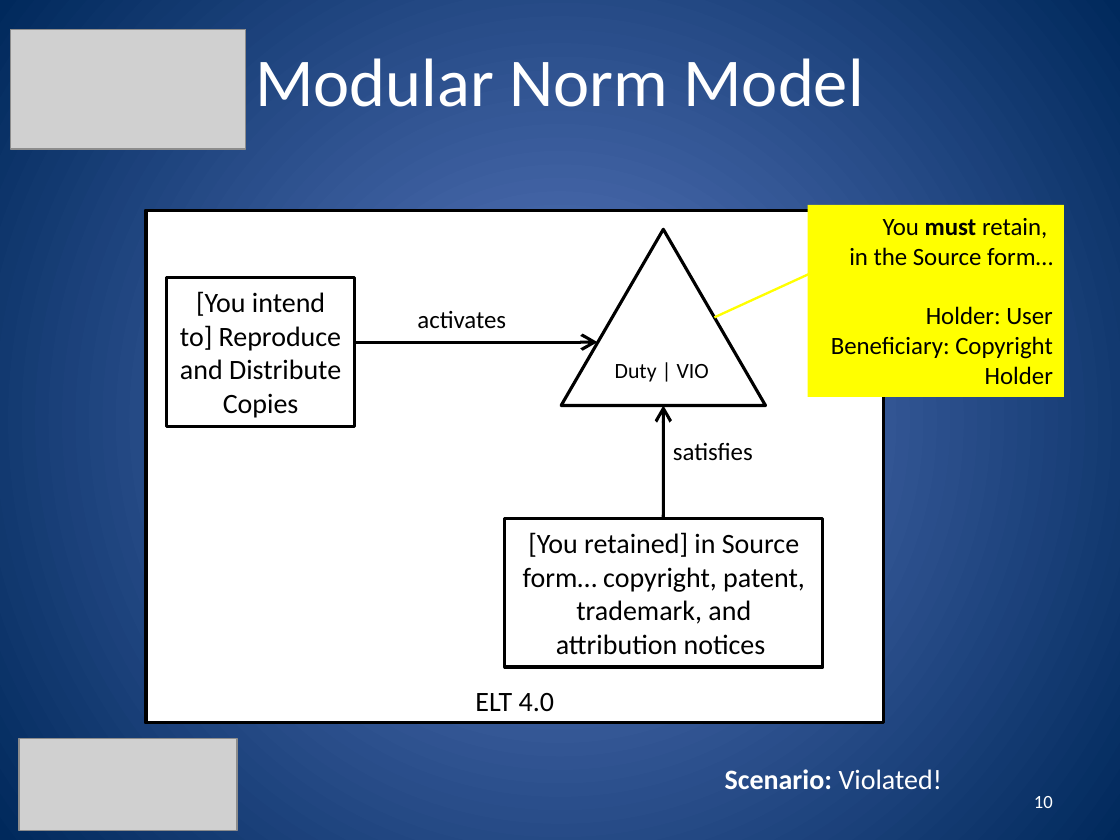
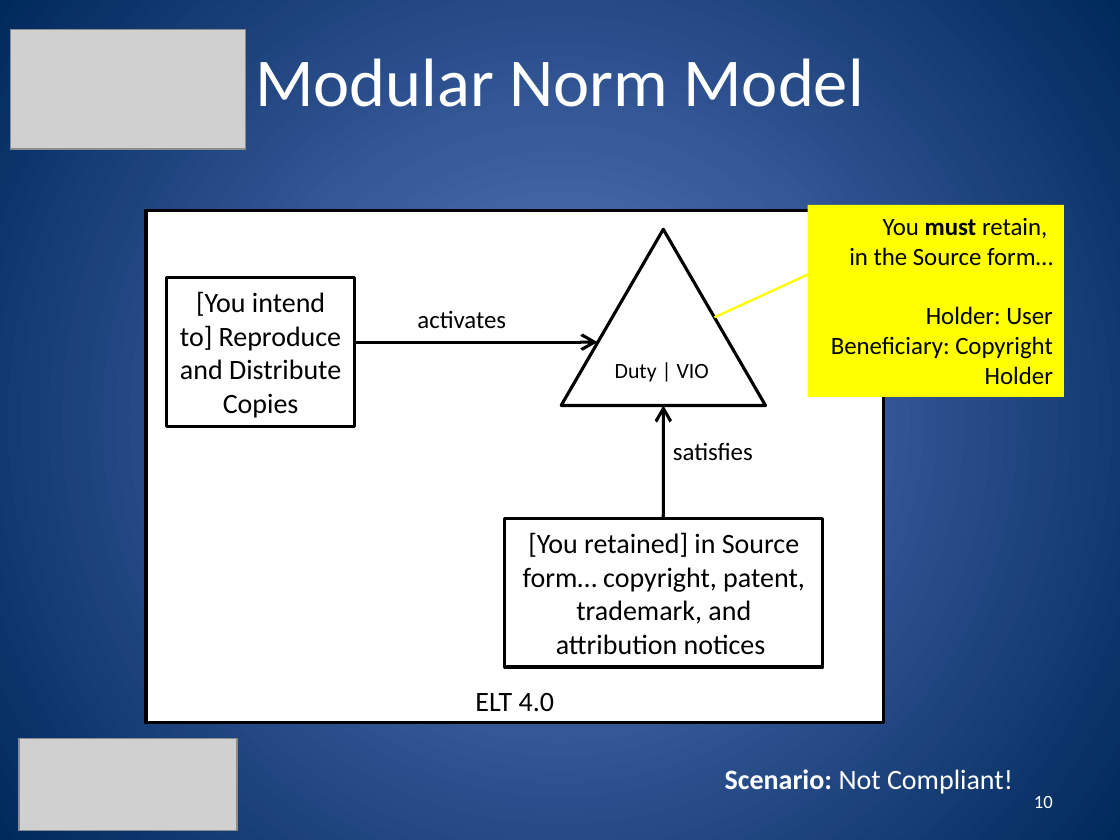
Before and after one commit to robinagandhi/modularnorms, a slide deck: slide 10 of examples/tutorial-slides.pptx. Drawn at 1120x840 pixels with LibreOffice and Linux fonts; fonts in the diff are those of the drawing; grey boxes stand for pictures. Boxes give left, top, right and bottom in pixels: in the first picture for what was removed or moved away, otherwise in the second. Text is boxed around its words. In the diff, an @@ line names an element or a change of style, - is before the commit and + after.

```diff
--- a/examples/tutorial-slides.pptx
+++ b/examples/tutorial-slides.pptx
@@ text at box(725, 769, 1013, 794): text changed; bold off @@
-Scenario: Violated!
+Scenario: Not Compliant!
```
